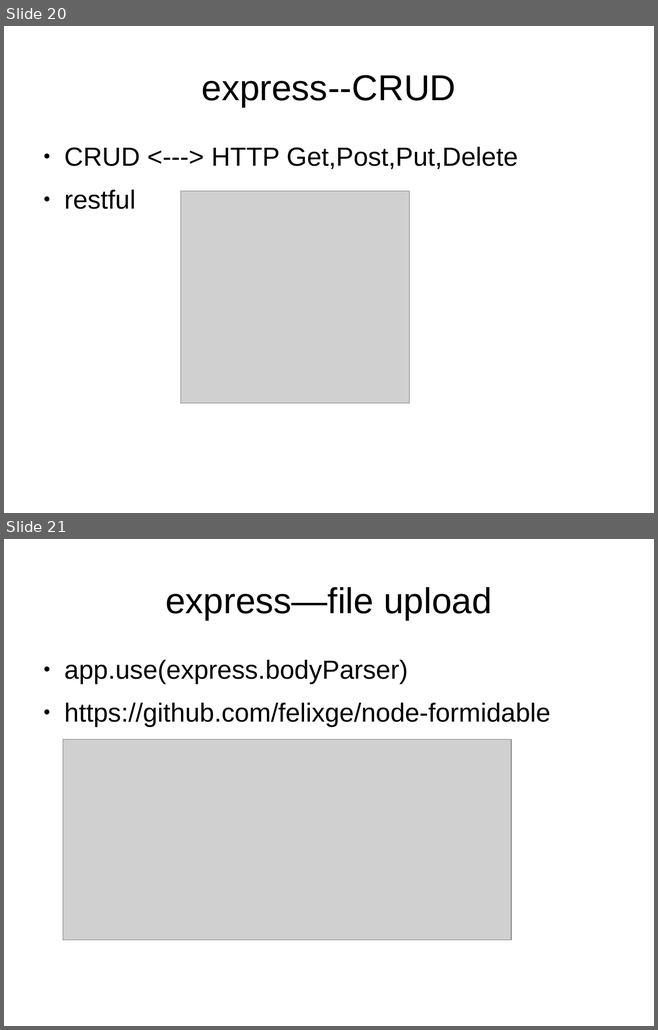
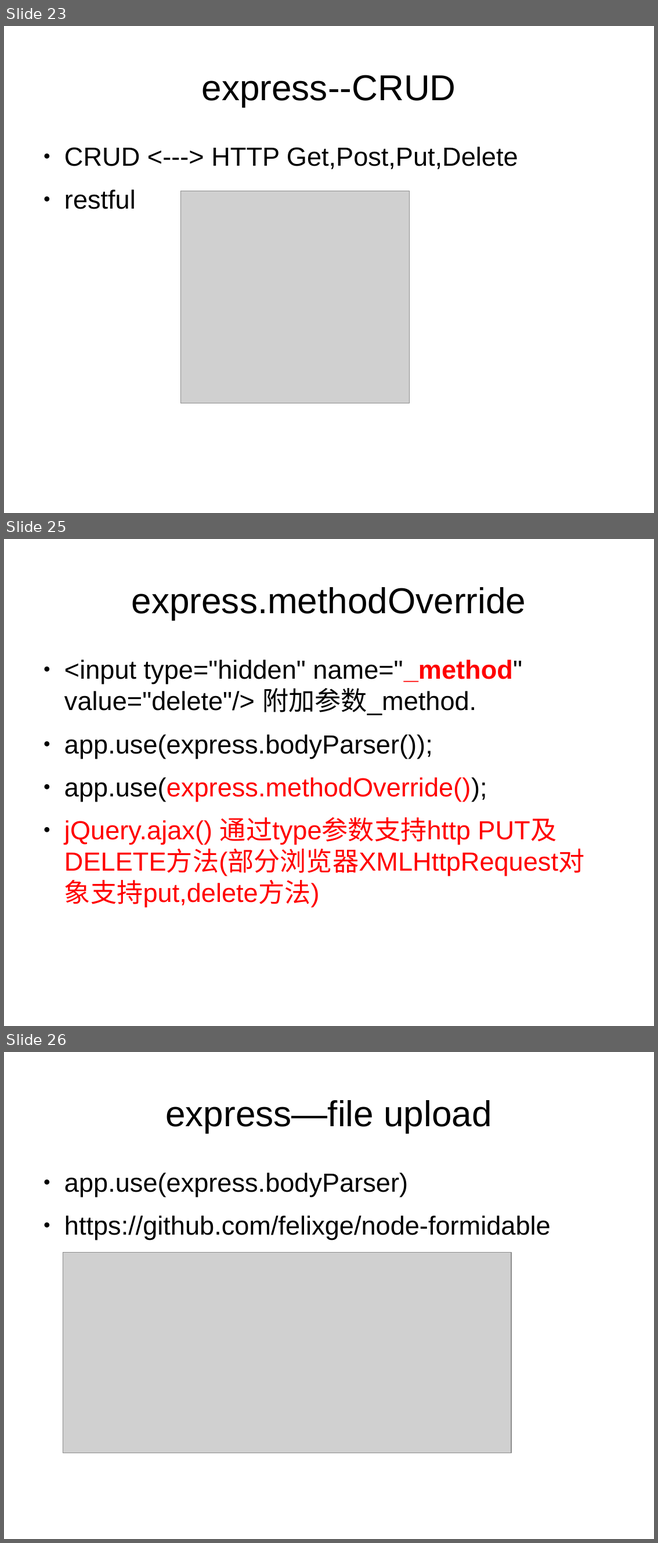
Before and after one commit to dongyuwei/frontend-utils, a slide deck: nodejs-web-dev-demo/nodejs-web-dev.odp. Shown one above the other, each under a label of ours: slides 20 and 21 before the commit, slides 23, 25 and 26 after it; the slides between them are not shown. The pictures are 658x1030 and 658x1543 pixels, drawn with LibreOffice and Linux fonts; fonts in the diff are those of the drawing; grey boxes stand for pictures. Boxes give left, top, right and bottom in pixels: in the first picture for what was removed or moved away, otherwise in the second. Text is boxed around its words. In the diff, an @@ line names an element or a change of style, - is before the commit and + after.

Commit message:
update express intro

```diff
--- a/nodejs-web-dev-demo/nodejs-web-dev.odp
+++ b/nodejs-web-dev-demo/nodejs-web-dev.odp
@@ slide 25 added at bbox=[4, 539, 654, 1026], background #FFFFFF @@
@@ title added at bbox=[132, 587, 525, 620], 44 pt, text #000000 @@
+express.methodOverride
@@ text added at bbox=[64, 660, 585, 908], 32 pt, text #FF0000 @@
+● <input type="hidden" name="_method" value="delete"/> 附加参数_method.
+● app.use(express.bodyParser());
+● app.use(express.methodOverride());
+● jQuery.ajax() 通过type参数支持http PUT及DELETE方法(部分浏览器XMLHttpRequest对象支持put,delete方法)
@@ what was slide 20 is now slide 23 @@
@@ what was slide 21 is now slide 26 @@
```
Also in this commit, not shown: 3 slides changed, 4 other slides added, 1 other file.
